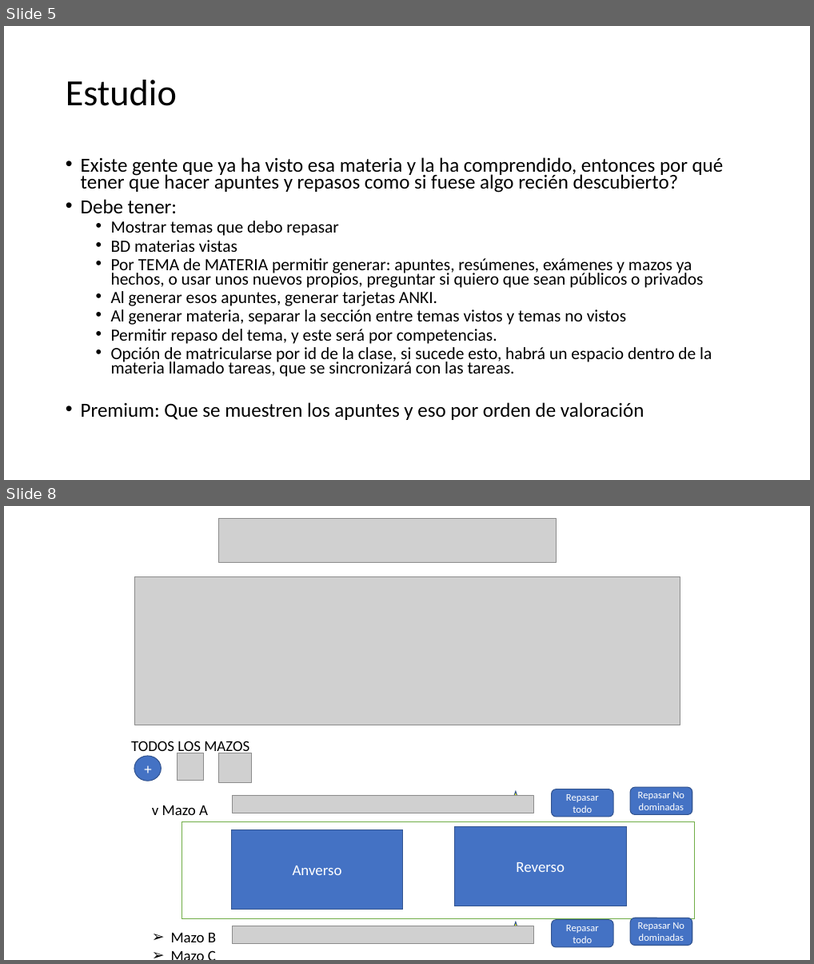
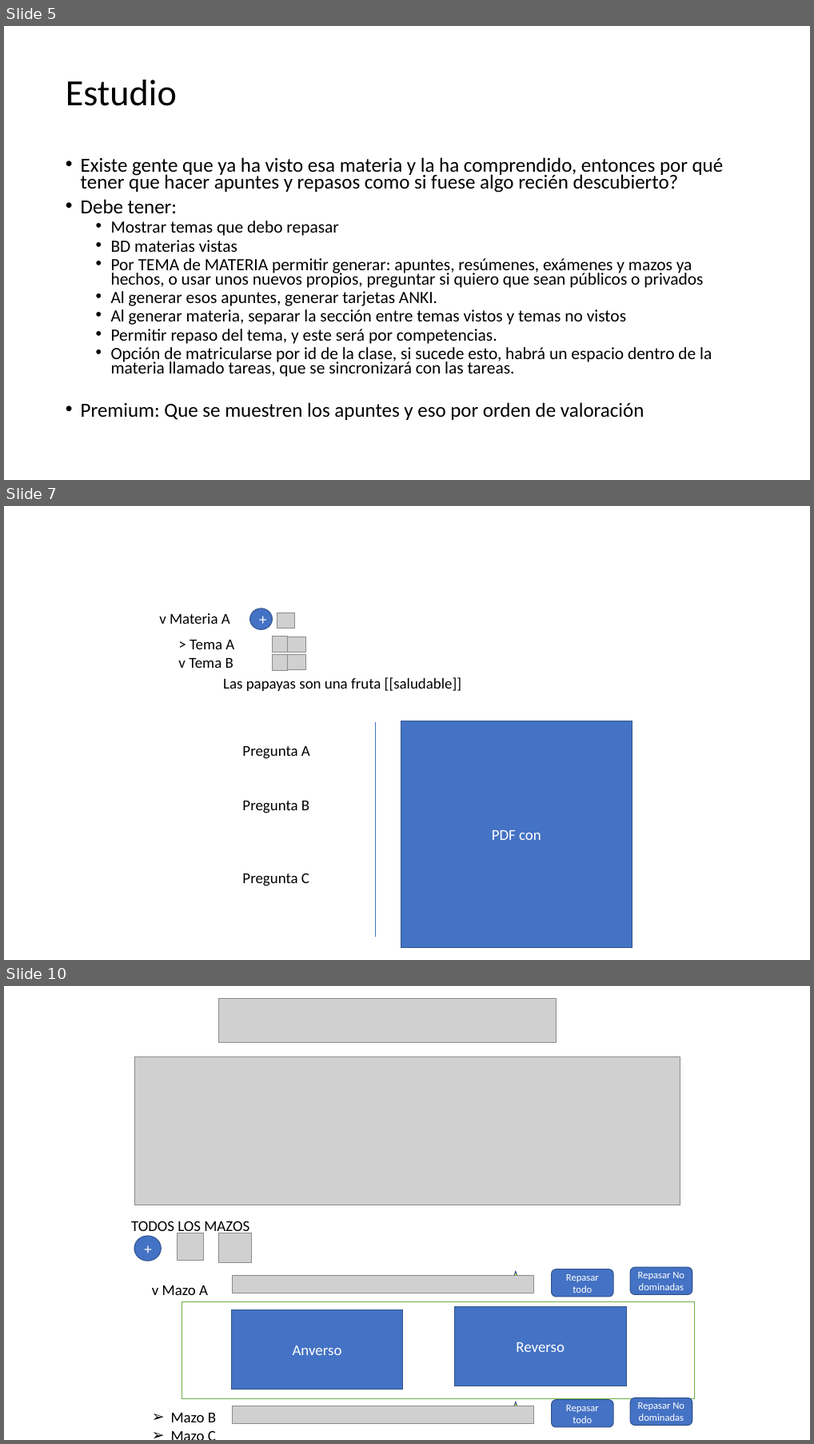
Before and after one commit to juanchitololxd/Portfolio, a slide deck: JL/documents/JL.pptx. Shown one above the other, each under a label of ours: slides 5 and 8 before the commit, slides 5, 7 and 10 after it; the slides between them are not shown. The pictures are 814x964 and 814x1444 pixels, drawn with LibreOffice and Linux fonts; fonts in the diff are those of the drawing; grey boxes stand for pictures; background and template pictures are left out. Boxes give left, top, right and bottom in pixels: in the first picture for what was removed or moved away, otherwise in the second. Text is boxed around its words. In the diff, an @@ line names an element or a change of style, - is before the commit and + after.

```diff
--- a/JL/documents/JL.pptx
+++ b/JL/documents/JL.pptx
@@ slide 7 added at <box>4,506,810,960</box>, background picture (left out) @@
@@ text added at <box>159,613,230,624</box>, 18 pt, text #000000 @@
+v Materia A
@@ ellipse added at <box>250,608,273,629</box>, fill #4472C4, outline #325491 1 pt, 18 pt, text #FFFFFF @@
++
@@ picture added at <box>277,612,294,628</box> @@
@@ text added at <box>178,640,234,668</box>, 18 pt, text #000000 @@
+> Tema A
+v Tema B
@@ picture added at <box>273,636,288,652</box> @@
@@ picture added at <box>288,636,306,652</box> @@
@@ picture added at <box>273,654,288,671</box> @@
@@ picture added at <box>288,654,306,670</box> @@
@@ text added at <box>223,677,462,691</box>, 18 pt, text #000000 @@
+Las papayas son una fruta [[saludable]]
@@ rectangle added at <box>401,720,633,947</box>, fill #4472C4, outline #325491 1 pt, 18 pt, text #FFFFFF @@
+PDF con
@@ line added from (375, 722) to (375, 936), #4472C4 0.5 pt @@
@@ text added at <box>242,746,310,886</box>, 18 pt, text #000000 @@
+Pregunta A
+Pregunta B
+Pregunta C
@@ what was slide 8 is now slide 10 @@
```
Also in this commit, not shown: 1 slide changed, 1 other slide added, 13 other files.
